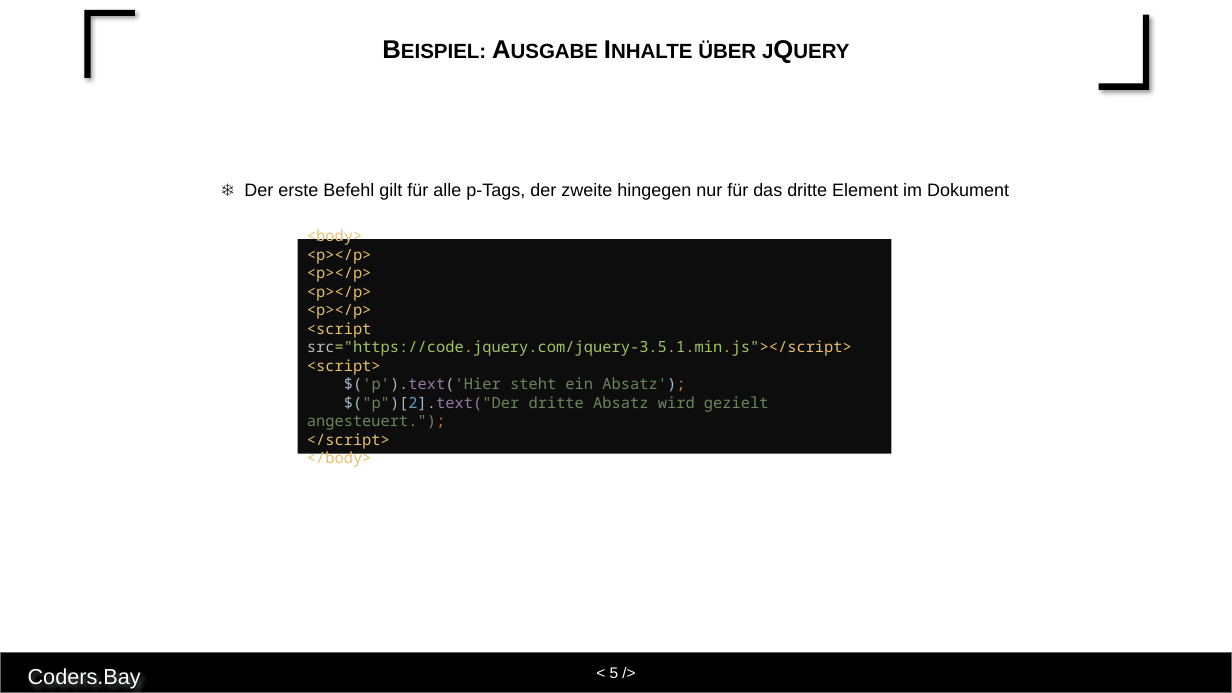
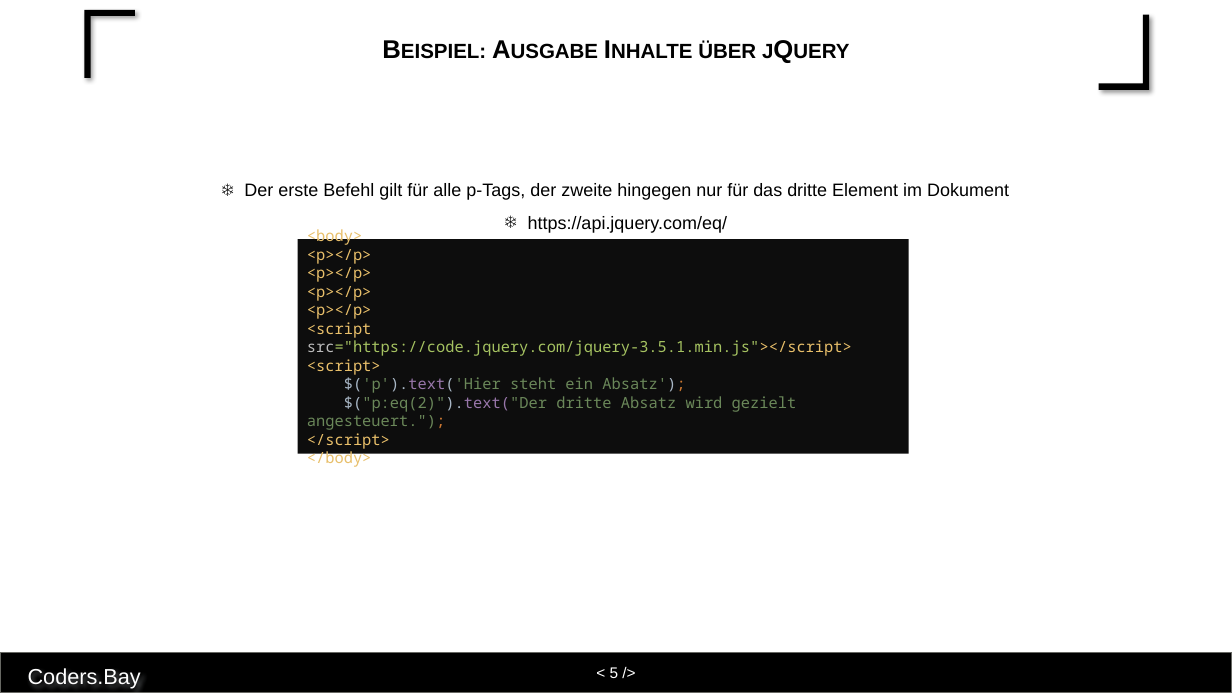
Before and after one commit to affenzellerkarin/abendkurs-2021, a slide deck: slide 5 of 2021-11-09/js-4.1.pptx. Drawn at 1232x693 pixels with LibreOffice and Linux fonts; fonts in the diff are those of the drawing. Boxes give left, top, right and bottom in pixels: in the first picture for what was removed or moved away, otherwise in the second. Text is boxed around its words. In the diff, an @@ line names an element or a change of style, - is before the commit and + after.

```diff
--- a/2021-11-09/js-4.1.pptx
+++ b/2021-11-09/js-4.1.pptx
@@ rectangle "<body> <p></p> <p></p> <p></p> <p></p> ...": place and size @@
-rectangle "<body> <p></p> <p></p> <p></p> <p></p> ..." at [298,239,892,454]
+rectangle "<body> <p></p> <p></p> <p></p> <p></p> ..." at [298,239,909,454]
@@ text in rectangle at [307,227,852,467]: text changed @@
-<body>
-<p></p>
-<p></p>
-<p></p>
-<p></p>
-<script src="https://code.jquery.com/jquery-3.5.1.min.js"></script>
-<script>
-$('p').text('Hier steht ein Absatz');
-$("p")[2].text("Der dritte Absatz wird gezielt angesteuert.");
-</script>
-</body>
+<body>
+<p></p>
+<p></p>
+<p></p>
+<p></p>
+<script src="https://code.jquery.com/jquery-3.5.1.min.js"></script>
+<script>
+$('p').text('Hier steht ein Absatz');
+$("p:eq(2)").text("Der dritte Absatz wird gezielt angesteuert.");
+</script>
+</body>
@@ text at [528,216,728,233]: paragraph added @@
+❄ https://api.jquery.com/eq/
```
Also in this commit, not shown: 1 other file.
